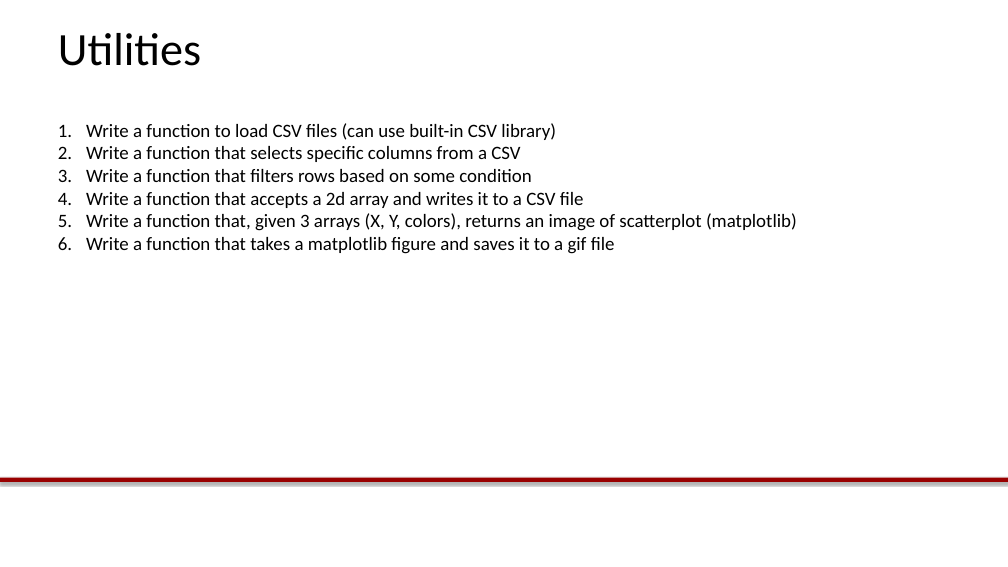
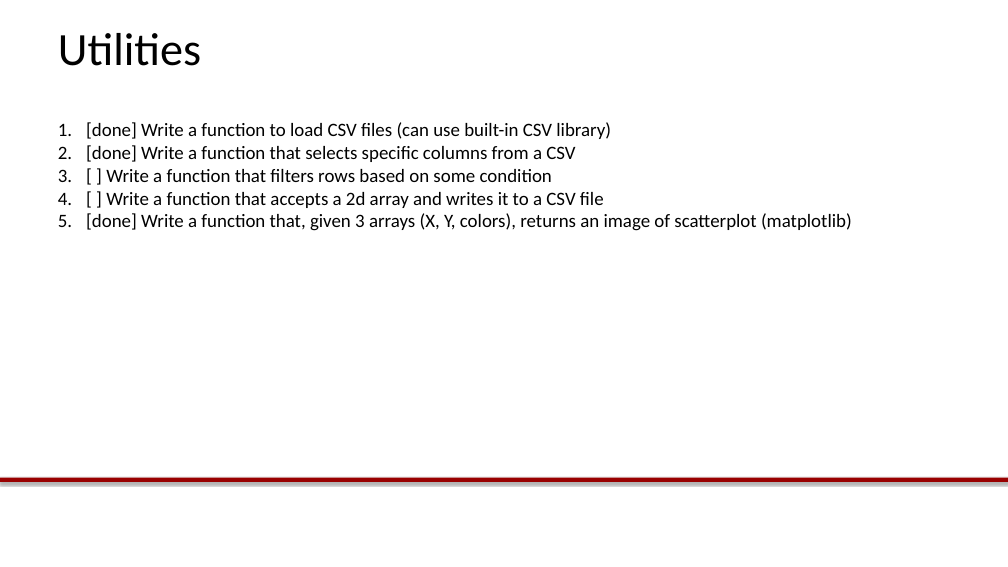
Before and after one commit to dnfeldman/soongsil, a slide deck: slide 8 of Lab1.pptx. Drawn at 1008x567 pixels with LibreOffice and Linux fonts; fonts in the diff are those of the drawing; background and template pictures are left out. Boxes give left, top, right and bottom in pixels: in the first picture for what was removed or moved away, otherwise in the second. Text is boxed around its words. In the diff, an @@ line names an element or a change of style, - is before the commit and + after.

```diff
--- a/Lab1.pptx
+++ b/Lab1.pptx
@@ text at (86,122,852,231): text changed @@
-1. Write a function to load CSV files (can use built-in CSV library)
-2. Write a function that selects specific columns from a CSV
-3. Write a function that filters rows based on some condition
-4. Write a function that accepts a 2d array and writes it to a CSV file
-5. Write a function that, given 3 arrays (X, Y, colors), returns an image of scatterplot (matplotlib)
-6. Write a function that takes a matplotlib figure and saves it to a gif file
+1. [done] Write a function to load CSV files (can use built-in CSV library)
+2. [done] Write a function that selects specific columns from a CSV
+3. [ ] Write a function that filters rows based on some condition
+4. [ ] Write a function that accepts a 2d array and writes it to a CSV file
+5. [done] Write a function that, given 3 arrays (X, Y, colors), returns an image of scatterplot (matplotlib)
```
Also in this commit, not shown: 2 other slides changed, 1 slide removed, 2 other files.
